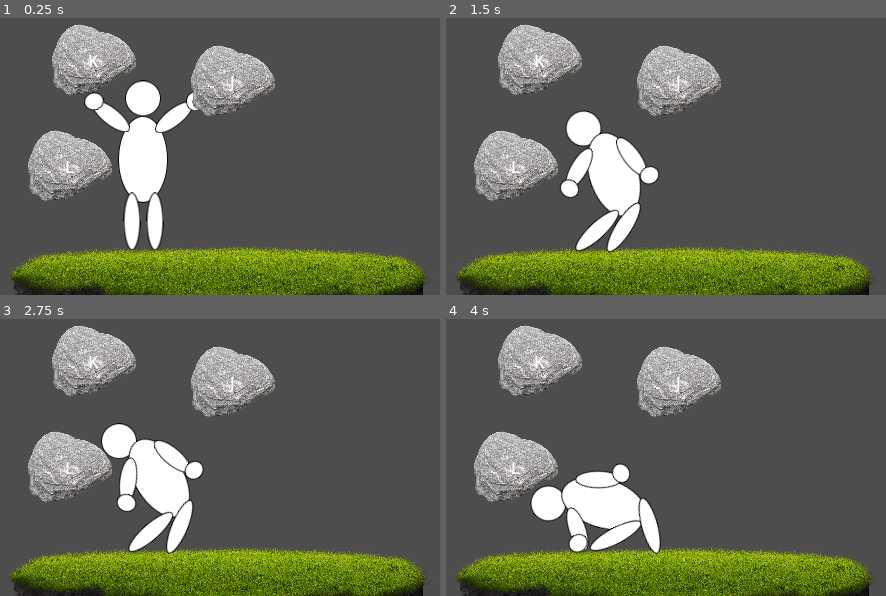
Above: before the commit, frames 1-4 (two rows, left to right).
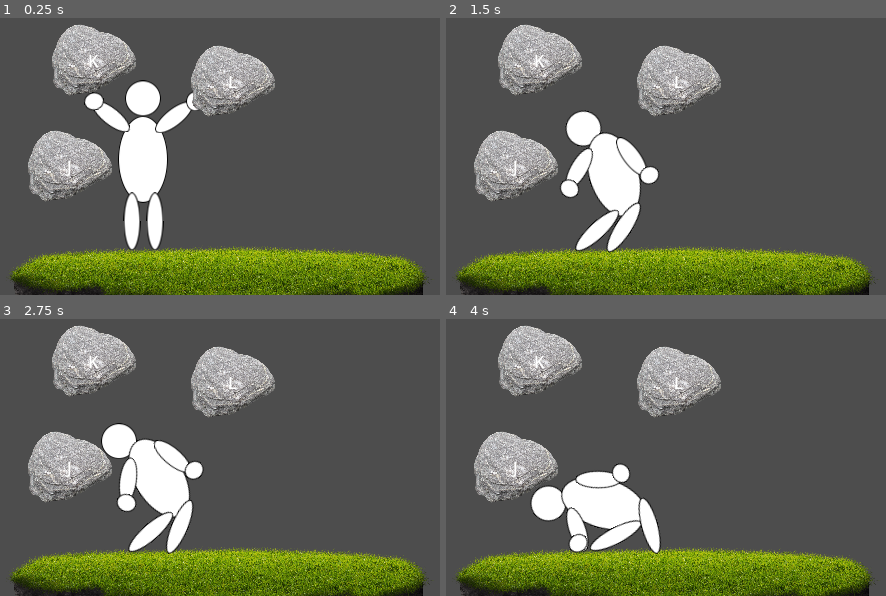
Above: after the commit, the same moments.

Repository: difight/rock_climber
Game: Godot game, scene res://scenes/Root.tscn
Same seed, same stepped clock (60 frames per second), same inputs: the game is played once before the commit and once after it.
Inputs:
- Up to frame 1 (0.25 s): no input
- Up to frame 2 (1.5 s): tap Enter at 0.5 s
- Up to frame 3 (2.75 s): no input
- Up to frame 4 (4 s): no input

The runs differ from the first frame. In frame 1, less than 0.1% of the frame differs, in the area x 15-54%, y 20-58%; in frame 2, less than 0.1%; in frame 3, less than 0.1%; in frame 4, less than 0.1%.

Commit message:
first version game mechanic

Diff:
--- a/project.godot
+++ b/project.godot
@@ -18,6 +18,7 @@
 [autoload]
 
 Busevents="*res://scripts/autoload/busevents.gd"
+Signals="*res://scripts/autoload/signals.gd"
 
 [display]
 
--- a/scenes/Root.tscn
+++ b/scenes/Root.tscn
@@ -1,9 +1,8 @@
-[gd_scene load_steps=6 format=3 uid="uid://6ypanhmu2vb8"]
+[gd_scene load_steps=5 format=3 uid="uid://6ypanhmu2vb8"]
 
 [ext_resource type="PackedScene" uid="uid://dhxv4gktcet5h" path="res://scenes/character/Character.tscn" id="1_lxsdu"]
 [ext_resource type="PackedScene" uid="uid://dpk75fq7y6al5" path="res://scenes/Rock.tscn" id="2"]
 [ext_resource type="PackedScene" uid="uid://d0c4daup83kb2" path="res://scenes/TakeRock.tscn" id="2_324qe"]
-[ext_resource type="Script" path="res://scripts/Rocks.gd" id="4_dqsmx"]
 
 [sub_resource type="Environment" id="Environment_mtjg5"]
 
@@ -21,15 +20,12 @@
 
 [node name="TakeRock" parent="." instance=ExtResource("2_324qe")]
 position = Vector2(404, 43)
-script = ExtResource("4_dqsmx")
 keyCode = 75
 
 [node name="TakeRock2" parent="." instance=ExtResource("2_324qe")]
 position = Vector2(543, 64)
-script = ExtResource("4_dqsmx")
-keyCode = 74
+keyCode = 76
 
 [node name="TakeRock3" parent="." instance=ExtResource("2_324qe")]
 position = Vector2(380, 149)
-script = ExtResource("4_dqsmx")
-keyCode = 76
+keyCode = 74
--- a/scenes/TakeRock.tscn
+++ b/scenes/TakeRock.tscn
@@ -1,13 +1,15 @@
-[gd_scene load_steps=4 format=3 uid="uid://d0c4daup83kb2"]
+[gd_scene load_steps=5 format=3 uid="uid://d0c4daup83kb2"]
 
 [ext_resource type="Texture2D" uid="uid://v0jdb0coabqd" path="res://images/pngegg.png" id="1"]
+[ext_resource type="Script" path="res://scripts/class/TakeRock.gd" id="1_xvt8b"]
 
 [sub_resource type="CircleShape2D" id="1"]
 radius = 36.5261
 
 [sub_resource type="LabelSettings" id="LabelSettings_jhxiy"]
 
-[node name="TakeRock" type="Node2D" groups=["key_k", "rocks_take_free"]]
+[node name="TakeRock" type="Node2D" groups=["key_k", "rock_take", "rocks_take_free"]]
+script = ExtResource("1_xvt8b")
 
 [node name="Rock" type="StaticBody2D" parent="." groups=["rocks"]]
 disable_mode = 1
--- a/scenes/character/Character.tscn
+++ b/scenes/character/Character.tscn
@@ -158,6 +158,4 @@
 [node name="Camera2D" type="Camera2D" parent="."]
 
 [connection signal="body_shape_entered" from="LeftHand" to="." method="_on_left_hand_body_shape_entered"]
-[connection signal="body_shape_exited" from="LeftHand" to="." method="_on_left_hand_body_shape_exited"]
 [connection signal="body_shape_entered" from="RightHand" to="." method="_on_right_hand_body_shape_entered"]
-[connection signal="body_shape_exited" from="RightHand" to="." method="_on_right_hand_body_shape_exited"]
--- a/scripts/Character.gd
+++ b/scripts/Character.gd
@@ -1,4 +1,6 @@
 class_name Character extends Node2D
+
+signal unpressedTake(key:Key)
 
 @onready var LeftHand:RigidBody2D = $LeftHand
 @onready var RightHand:RigidBody2D = $RightHand
@@ -7,40 +9,29 @@
 @onready var PinsNode:Node2D = get_tree().get_root().get_node('Root/Pins')
 @onready var Rock:Node2D = get_tree().get_root().get_node('Root/Rock')
 
-var LeftHandTake = false
-var RightHandTake = false
-var LeftHandIsRock = false
-var RightHandIsRock = false
+
 var currentTargetRock:Node2D
-var goToTarget:bool = false
 var goJump:bool = false
-const PowerToTarget:float = 300.0
+const PowerToTarget:float = 100.0
 
-func _init():
-	print_debug('init character')
+func _ready():
+	Signals.unpressedTake.connect(unpressTakeRock)
 
+func unpressTakeRock(hand):
+	if hand and hand.rockTake:
+		remove_pin(hand)
 
 func _on_left_hand_body_shape_entered(body_rid, body, body_shape_index, local_shape_index):
-	if goToTarget and body.is_in_group('rocks') and LeftHand.get_free_hand():
+	if find_target_rock() and find_target_rock() == body and LeftHand.get_free_hand():
 		add_pin(LeftHand, currentTargetRock)
 
 func _unhandled_key_input(event):
-#	if event.is_action_pressed("ui_take"):
-#		if LeftHand.get_free_hand() or RightHand.get_free_hand():
-#			goToTarget = true
-#	if event.is_action_released("ui_take"):
-#		goToTarget = false
-#		if LeftHandTake:
-#			remove_pin(LeftHand)
-#		if RightHandTake:
-#			remove_pin(RightHand)
 	if event.is_action_pressed("ui_jump"):
 		goJump = true
 
-
 func _physics_process(delta):
-	if goToTarget and (LeftHand.get_free_hand() or RightHand.get_free_hand()):
-		currentTargetRock = get_target_rock()
+	if find_target_rock() and (LeftHand.get_free_hand() or RightHand.get_free_hand()):
+		currentTargetRock = find_target_rock()
 		var nerestHand:RigidBody2D = find_nerest_hand(currentTargetRock)
 		if nerestHand:
 			nerestHand.apply_central_impulse(nerestHand.global_position.direction_to(currentTargetRock.global_position)*PowerToTarget)
@@ -48,29 +39,22 @@
 		Tors.apply_central_impulse(Vector2.UP * PowerToTarget * 20)
 		goJump = false
 
-func _on_left_hand_body_shape_exited(body_rid, body, body_shape_index, local_shape_index):
-	if body.is_in_group('rocks') and not goToTarget and LeftHand.get_free_hand():
-		remove_pin(LeftHand)
-
-func get_target_rock(key:String = 'rocks_take_free')-> Node2D:
-	for n in get_tree().get_nodes_in_group(key):
-		print_debug(n)
-	return get_tree().get_first_node_in_group(key)
-
-func find_nerest_rock(rock:Node2D):
-	pass
+func find_target_rock():
+	for rock in Busevents.get_rocks():
+		if rock.target and rock.takeHand == null:
+			return rock.get_node('Rock')
 
 func find_nerest_hand(rock:Node2D):
 	var nerestHand:Node2D
 	if rock:
 		var nodeRock:Node2D = rock
 		var positionRock = nodeRock.global_position
-		var minDistance = 0
-		if not LeftHandTake:
+		var minDistance = 1000000000
+		if LeftHand.get_free_hand():
 			var positionHand = LeftHand.global_position
 			minDistance = positionHand.distance_to(positionRock)
 			nerestHand = LeftHand
-		if not RightHandTake:
+		if RightHand.get_free_hand():
 			var positionHand = RightHand.global_position
 			if positionHand.distance_to(positionRock) < minDistance:
 				nerestHand = RightHand
@@ -80,32 +64,24 @@
 	print_debug('add pin')
 	var pin = PinJoint2D.new()
 	pin.node_a = hand.get_path()
-	pin.node_b = rock.get_node('Rock').get_path()
+	pin.node_b = rock.get_path()
 	pin.global_position = hand.connectedPosition
-	rock.take_rock()
 	PinsNode.add_child(pin)
 	hand.add_connect_to_pin(pin)
 	hand.take_rock(rock)
-	if Rock:
-		Rock.queue_free()
+	rock.get_parent().take_rock()
+	rock.get_parent().take_hand(hand)
 
 func remove_pin(hand:RigidBody2D):
-	LeftHandTake = false
 	if hand.rockTake:
-		print_debug(hand.rockTake)
-		hand.rockTake.free_rock()
+		var rock = hand.rockTake
+		rock.get_parent().free_rock()
+		rock.get_parent().take_hand(null)
+		hand.free_hand()
 		hand.connectPin.queue_free()
 		hand.del_connect_to_pin()
 		hand.free_hand()
 
 func _on_right_hand_body_shape_entered(body_rid, body, body_shape_index, local_shape_index):
-	if body.is_in_group('rocks') && not RightHandIsRock:
-		RightHandIsRock = body_rid
-#	if RightHandIsRock and goToTarget:
-#		add_pin(RightHand, currentTargetRock)
-#		RightHandTake = true
-
-
-func _on_right_hand_body_shape_exited(body_rid, body, body_shape_index, local_shape_index):
-	if body.is_in_group('rocks') and RightHandIsRock:
-		RightHandIsRock = false
+	if find_target_rock() and find_target_rock() == body and RightHand.get_free_hand():
+		add_pin(RightHand, currentTargetRock)
--- a/scripts/Rocks.gd
+++ b/scripts/Rocks.gd
@@ -1,4 +1 @@
 extends TakeRock
-
-func get_key_code():
-	return self.keyCode
--- a/scripts/autoload/busevents.gd
+++ b/scripts/autoload/busevents.gd
@@ -1,14 +1,14 @@
 extends Node
 
+
 func get_rocks():
-	return get_tree().get_nodes_in_group('rocks_take_free')
+	return get_tree().get_nodes_in_group('rock_take')
 
 func _unhandled_key_input(event):
 	for rock in get_rocks():
 		if rock.get_key_code() == event.keycode:
-			print_debug(rock, ' ', rock.get_key_code(), ' ', event.keycode)
 			if event.is_pressed():
-				rock.pressed_current_key(true)
+				rock.pressed_current_key()
 			else:
 				rock.pressed_current_key(false)
 			break
--- /dev/null
+++ b/scripts/autoload/signals.gd
@@ -0,0 +1,3 @@
+extends Node
+
+signal unpressedTake(hand)
--- a/scripts/class/TakeRock.gd
+++ b/scripts/class/TakeRock.gd
@@ -1,22 +1,26 @@
 class_name TakeRock extends Node2D
 
+signal unpressedTake(body:Node2D)
+
 @export var keyCode:Key
+@onready var label:Label = get_node('Label')
 var target:bool = false
-var label:Label
+var takeHand:RigidBody2D = null
 const DEFAULT_COLOR_LABEL:Color = Color("White")
 const PRESSED_COLOR_LABEL:Color = Color("Red")
 const TAKED_GROUP = 'rocks_taked'
 const FREE_GROUP = 'rocks_take_free'
 
 func _ready():
-	label = get_node('Label')
 	label.text = str(OS.get_keycode_string(self.keyCode))
 
 func pressed_current_key(pressed:bool = true):
 	if pressed:
-		label.label_settings.font_color = PRESSED_COLOR_LABEL
+		label.modulate = PRESSED_COLOR_LABEL
 	else:
-		label.label_settings.font_color = DEFAULT_COLOR_LABEL
+		label.modulate = DEFAULT_COLOR_LABEL
+		Signals.unpressedTake.emit(self.takeHand)
+	target = pressed
 
 func take_rock():
 	self.add_to_group(TAKED_GROUP)
@@ -25,3 +29,9 @@
 func free_rock():
 	self.add_to_group(FREE_GROUP)
 	self.remove_from_group(TAKED_GROUP)
+
+func get_key_code():
+	return self.keyCode
+
+func take_hand(hand:RigidBody2D = null):
+	self.takeHand = hand
Not shown, changed: README.md
